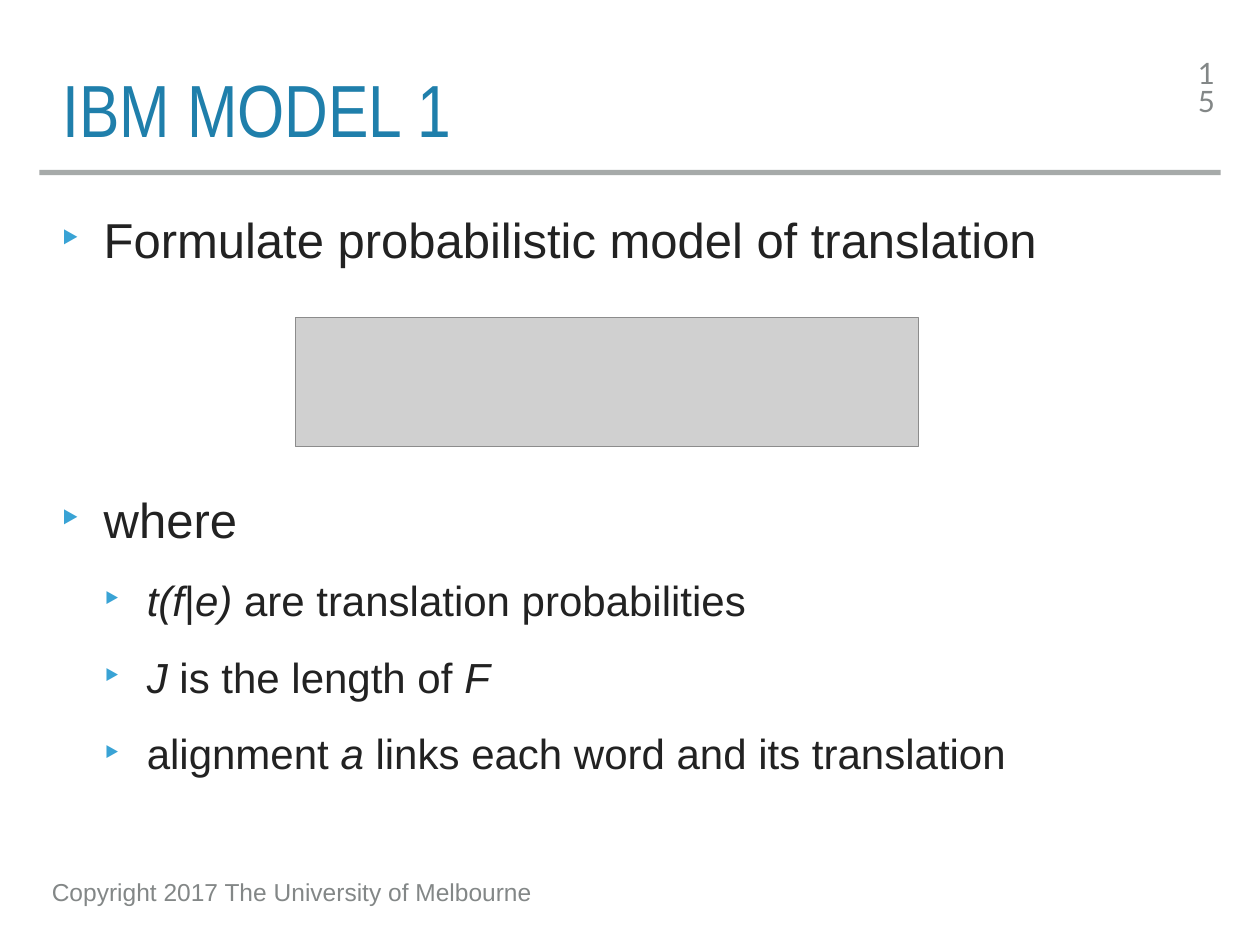
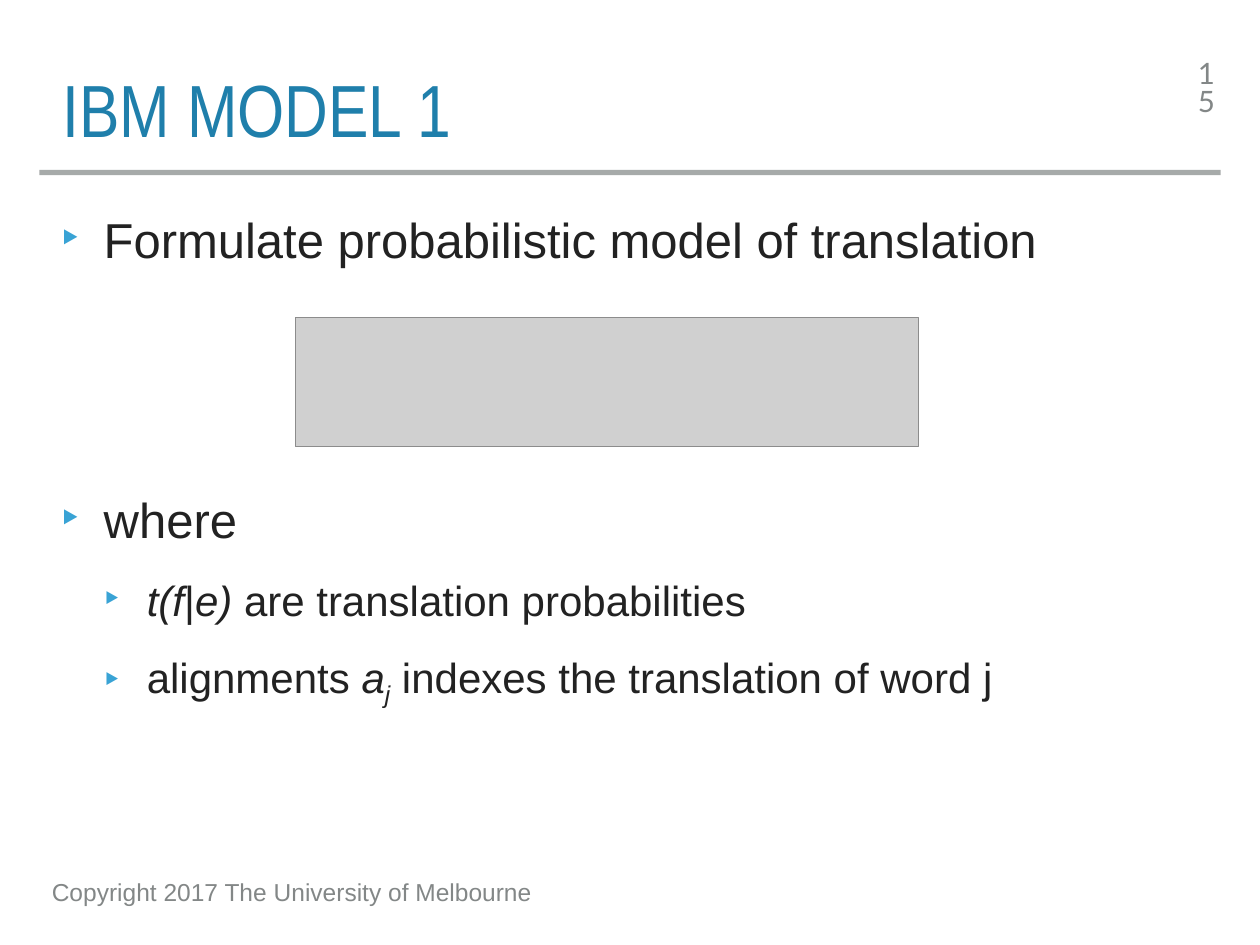
Before and after one commit to trevorcohn/comp90042, a slide deck: slide 15 of slides/WSTA_L20_machine_translation_word.pptx. Drawn at 1260x945 pixels with LibreOffice and Linux fonts; fonts in the diff are those of the drawing; grey boxes stand for pictures. Boxes give left, top, right and bottom in pixels: in the first picture for what was removed or moved away, otherwise in the second. Text is boxed around its words. In the diff, an @@ line names an element or a change of style, - is before the commit and + after.

```diff
--- a/slides/WSTA_L20_machine_translation_word.pptx
+++ b/slides/WSTA_L20_machine_translation_word.pptx
@@ text at <box>147,662,992,701</box>: text changed @@
-  ‣ J is the length of F
-  ‣ alignment a links each word and its translation
+  ‣ alignments aj indexes the translation of word j
```
Also in this commit, not shown: 12 other slides changed, 1 other file.
